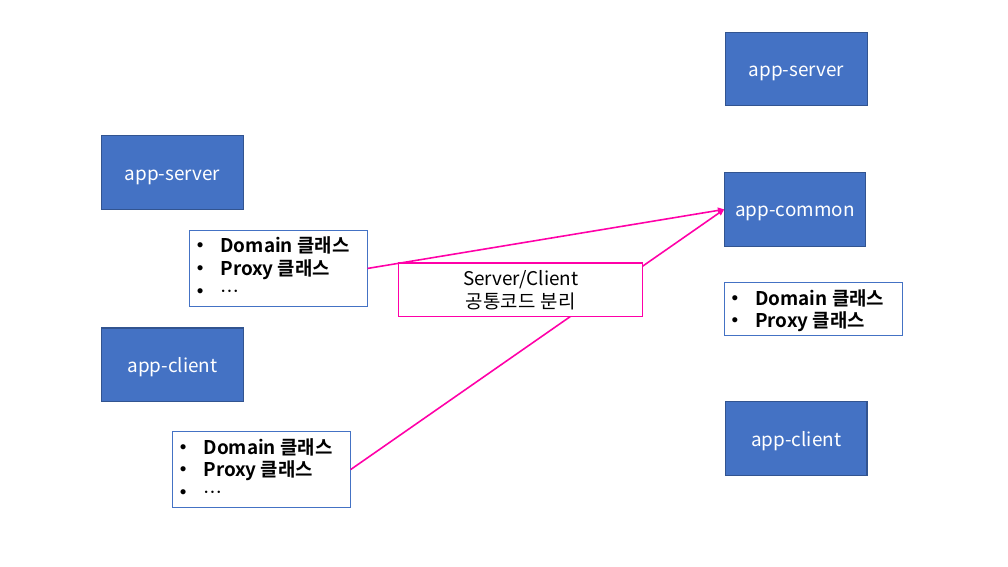
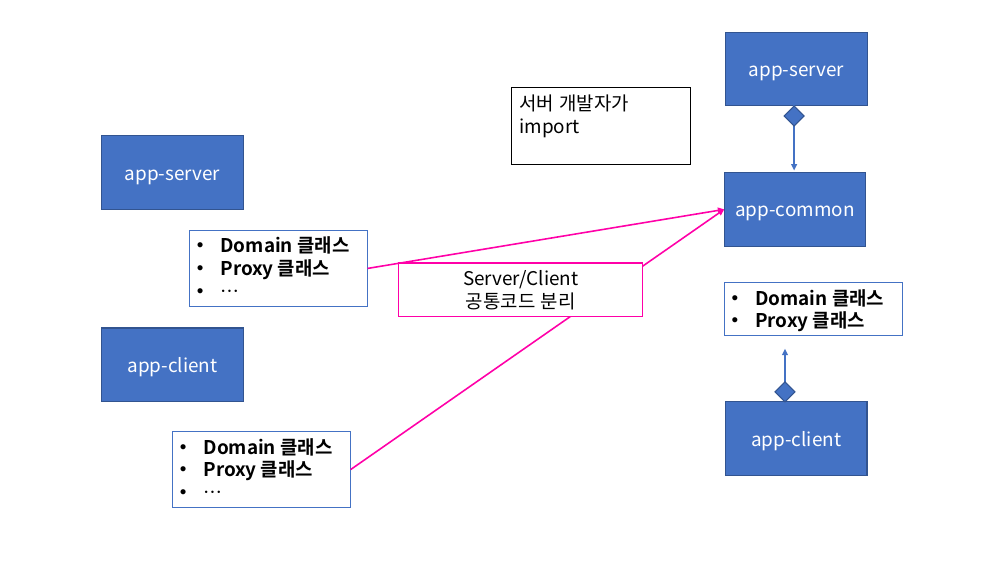
Before and after one commit to Dingadung/2022-study-workspace, a slide deck: slide 9 of study-note/자바/2022-08-19 내용정리.pptx. Drawn at 1008x567 pixels with LibreOffice and Linux fonts; fonts in the diff are those of the drawing. Boxes give left, top, right and bottom in pixels: in the first picture for what was removed or moved away, otherwise in the second. Text is boxed around its words. In the diff, an @@ line names an element or a change of style, - is before the commit and + after.

```diff
--- a/study-note/자바/2022-08-19 내용정리.pptx
+++ b/study-note/자바/2022-08-19 내용정리.pptx
@@ rectangle added at [512, 88, 690, 164], fill #FFFFFF, outline #000000 1 pt, 18 pt, text #000000 @@
+서버 개발자가
+import
@@ diamond added at [784, 106, 804, 126], fill #4472C4, outline #325491 1 pt @@
@@ arrow added from (794, 105) to (794, 170), #4472C4 1.5 pt @@
@@ arrow added from (785, 402) to (785, 349), #4472C4 1.5 pt @@
@@ diamond added at [775, 382, 795, 402], fill #4472C4, outline #325491 1 pt @@
```
Also in this commit, not shown: 1 other slide changed, 1 slide added, 1 slide removed, 3 other files.
